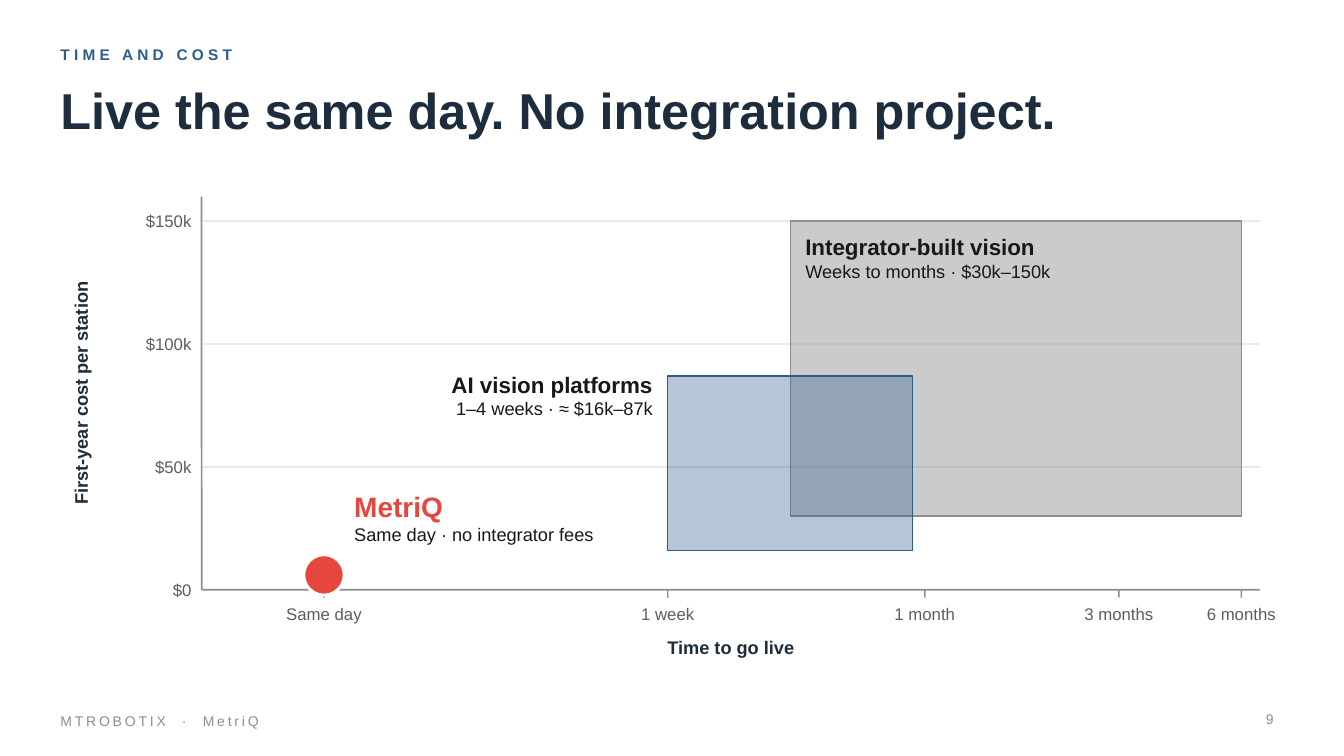
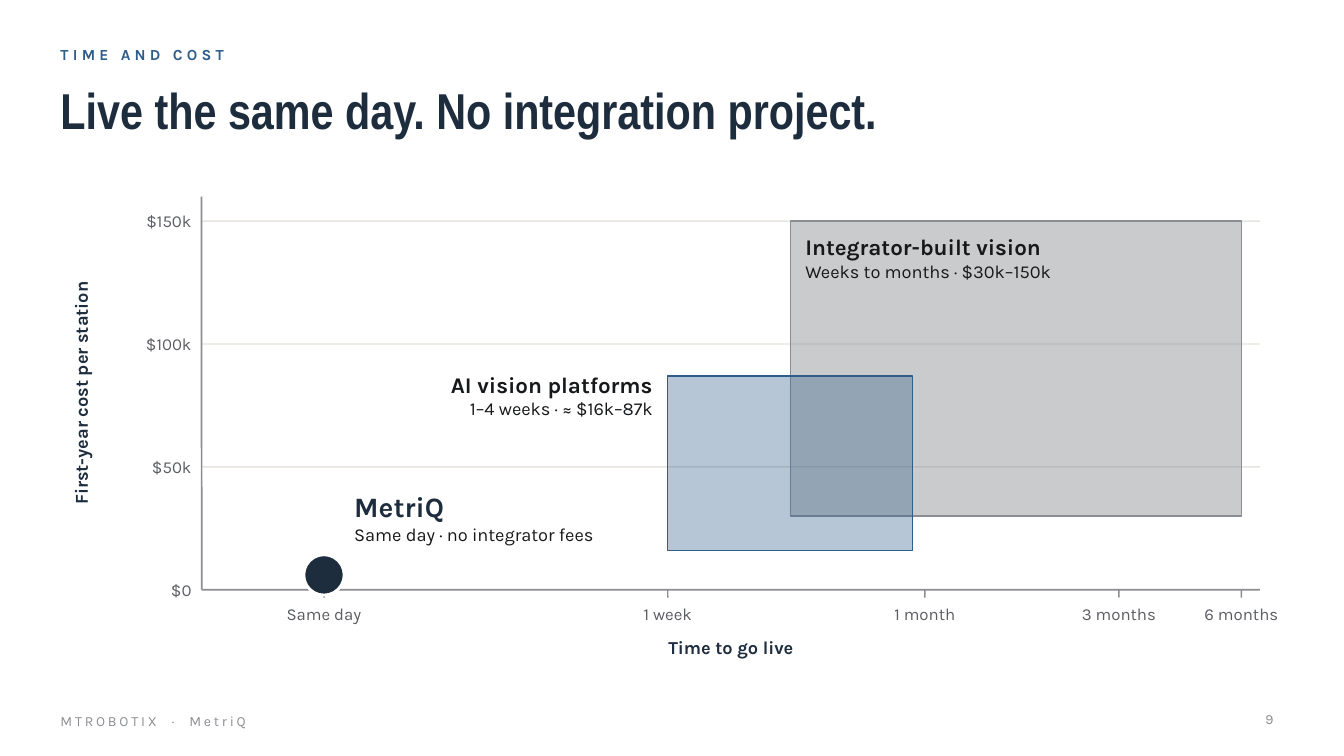
Before and after one commit to MTRobotix/MTR-SOP, a slide deck: slide 9 of content/general/attachments/metriq-pitch-deck.pptx. Drawn at 1344x756 pixels with LibreOffice and Linux fonts; fonts in the diff are those of the drawing. Boxes give left, top, right and bottom in pixels: in the first picture for what was removed or moved away, otherwise in the second. Text is boxed around its words. In the diff, an @@ line names an element or a change of style, - is before the commit and + after.

```diff
--- a/content/general/attachments/metriq-pitch-deck.pptx
+++ b/content/general/attachments/metriq-pitch-deck.pptx
@@ title "Live the same day. No ..." at <box>60,92,877,139</box>: font Arial to Arial Narrow @@
@@ text "MetriQ" at <box>354,497,593,546</box>: font Arial to Karla; text colour #E5463D to #1D2D3D in "MetriQ" @@
@@ ellipse at <box>303,555,344,595</box>: fill #E5463D to #1D2D3D @@
@@ font Arial to Karla in 15 elements at <box>60,50,224,60</box>, <box>171,584,191,598</box>, <box>152,461,191,475</box>, <box>146,338,191,352</box>, <box>146,215,191,229</box>, <box>287,608,361,624</box>, <box>644,608,692,620</box>, <box>894,608,955,620</box>, <box>1082,608,1156,620</box>, <box>1204,608,1278,620</box>, <box>668,641,794,659</box>, <box>69,288,93,503</box>, <box>805,239,1051,280</box>, <box>451,377,653,417</box>, <box>60,716,246,728</box> @@
```
Also in this commit, not shown: 12 other slides changed, 1 slide added, 1 slide removed, 4 other files.
